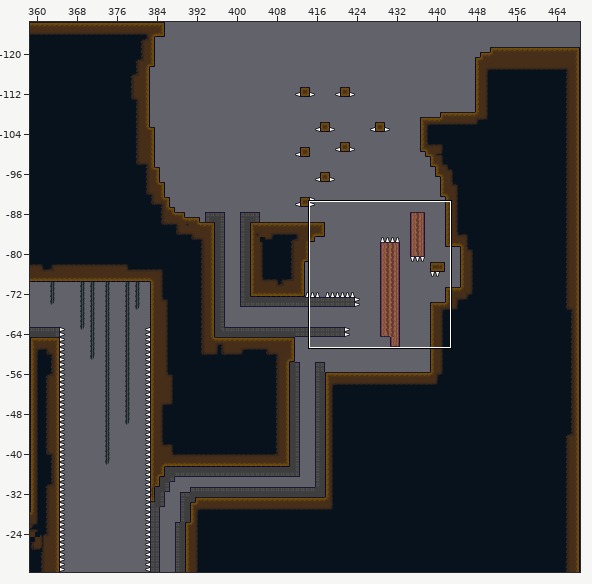
Tiled map, stored at Assets/TiledLevels/Level 1.tmx. The first picture is a wide view before the edit; the outline marks the close-up.
Close-up. Before:
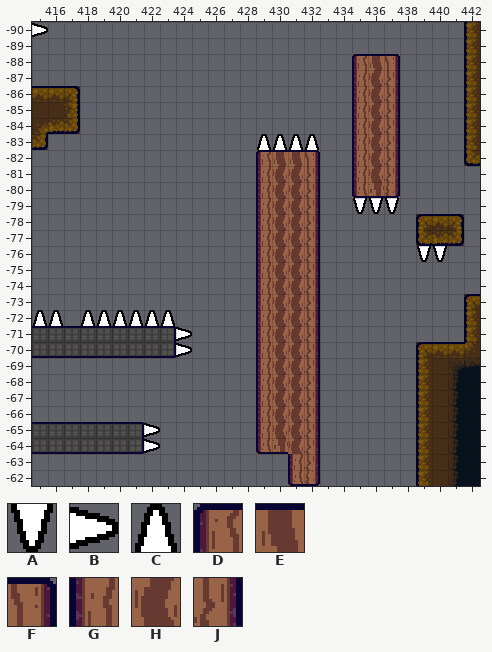
Cells are 16x16 px. Shown: x 415..442, y -90..-62. The commit also changed other parts of the map, which this record leaves out.
Key: from "Spikes": A 1, B 3, C 7; from "Wood based tiles": D 30, E 31, F 32, G 36, H 37, J 38.
_ is an empty cell.
Layers that did not change in this view are not listed.
Layer "ground" before, first column x 426:
-90 ________________
-89 ________________
-88 _________DEF____
-87 _________GHJ____
-86 _________GHJ____
-85 _________GHJ____
-84 _________GHJ____
-83 _________GHJ____
-82 ___DEEF__GHJ____
Layer "Spikes" before, first column x 415:
-81 ____________________________
-80 ____________________________
-79 ____________________AAA_____
-78 ____________________________
-77 ____________________________
-76 ________________________AA__
-75 ____________________________
-74 ____________________________
-73 ____________________________
-72 CC_CCCCCC___________________
-71 _________B__________________
-70 _________B__________________
-69 ____________________________
-68 ____________________________
-67 ____________________________
-66 ____________________________
-65 _______B____________________
-64 _______B____________________
-63 ____________________________
-62 ____________________________
Now the later version:
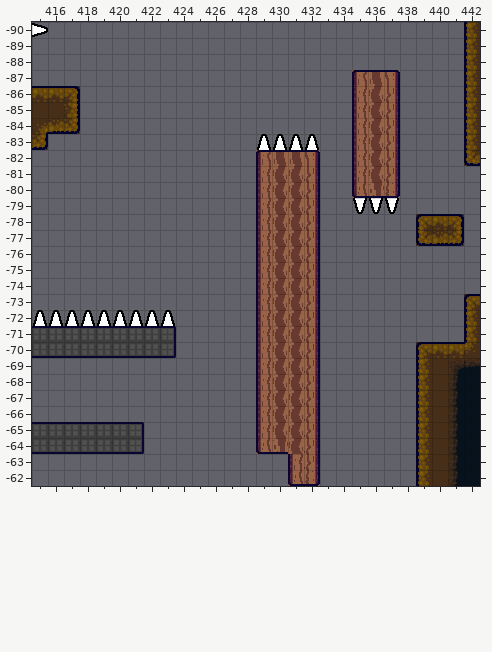
Edits made:
Changed rows in their new state; . is an unchanged cell.
Layer "prototype":
first column x 435:
-88 ___
Layer "ground":
first column x 435:
-88 ___
-87 DEF
Layer "Spikes":
first column x 439:
-76 __
first column x 417:
-72 C.......
-71 ......._
-70 ......._
first column x 422:
-65 _
-64 _
